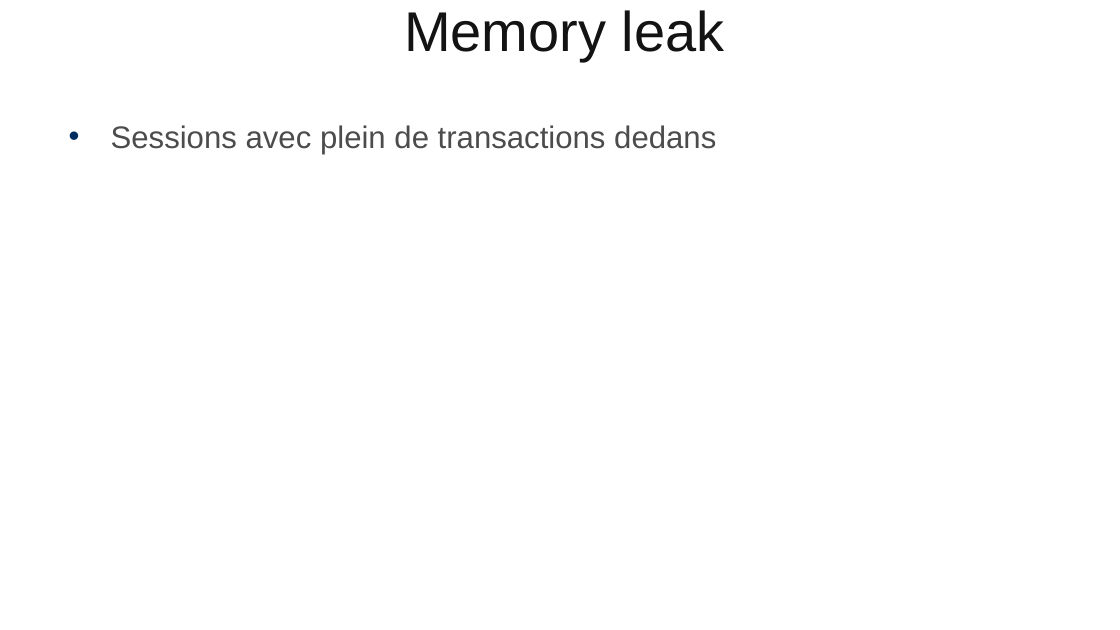
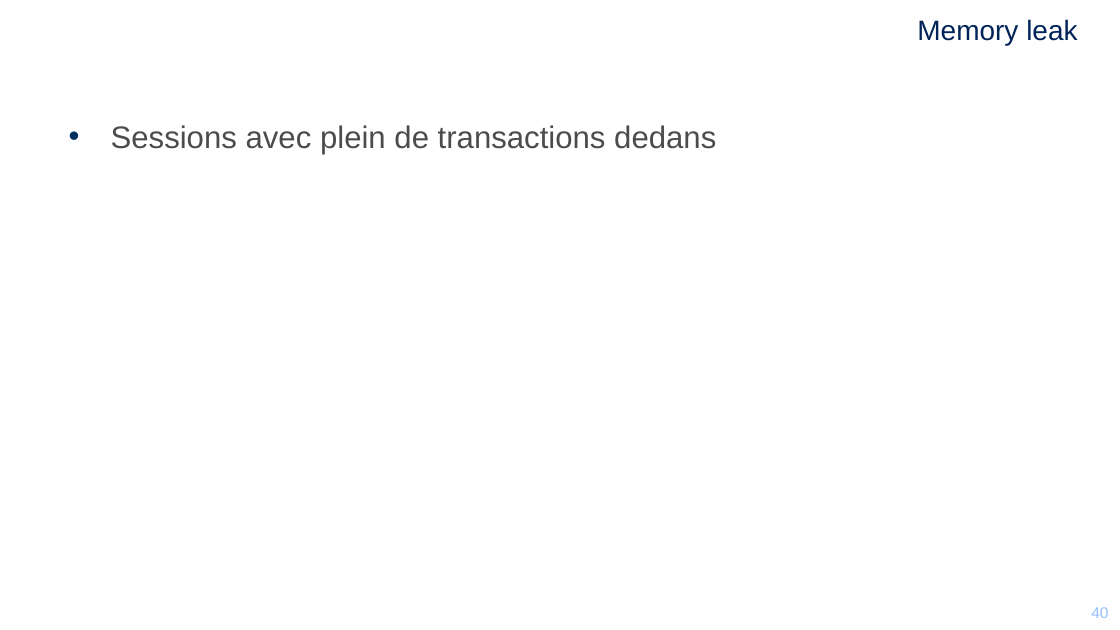
Before and after one commit to mikrob/perfuniversity, a slide deck: slide 40 of PerfUniversity.pptx (slide 36 before the commit). Drawn at 1120x630 pixels with LibreOffice and Linux fonts; fonts in the diff are those of the drawing; background and template pictures are left out. Boxes give left, top, right and bottom in pixels: in the first picture for what was removed or moved away, otherwise in the second. Text is boxed around its words. In the diff, an @@ line names an element or a change of style, - is before the commit and + after.

```diff
--- a/PerfUniversity.pptx
+++ b/PerfUniversity.pptx
@@ title "Memory leak" at bbox=[917, 19, 1077, 45]: size 36 to 18 pt, text colour #141313 to #002458; alignment centre to right @@
@@ page number added at bbox=[1082, 607, 1099, 618], 10 pt, text #96C1FF @@
+40
@@ page number added at bbox=[1091, 607, 1108, 618], 10 pt, text #FFFFFF @@
+40
```
Also in this commit, not shown: 39 other slides changed, 5 slides added, 1 slide removed, 5 other files.
